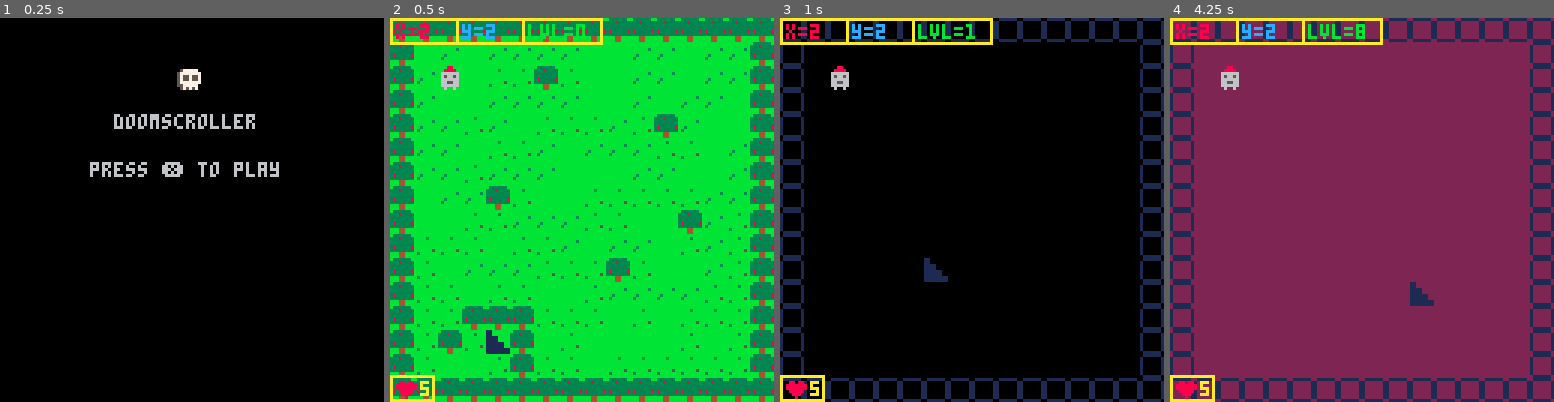
Above: before the commit, frames 1-4 (left to right).
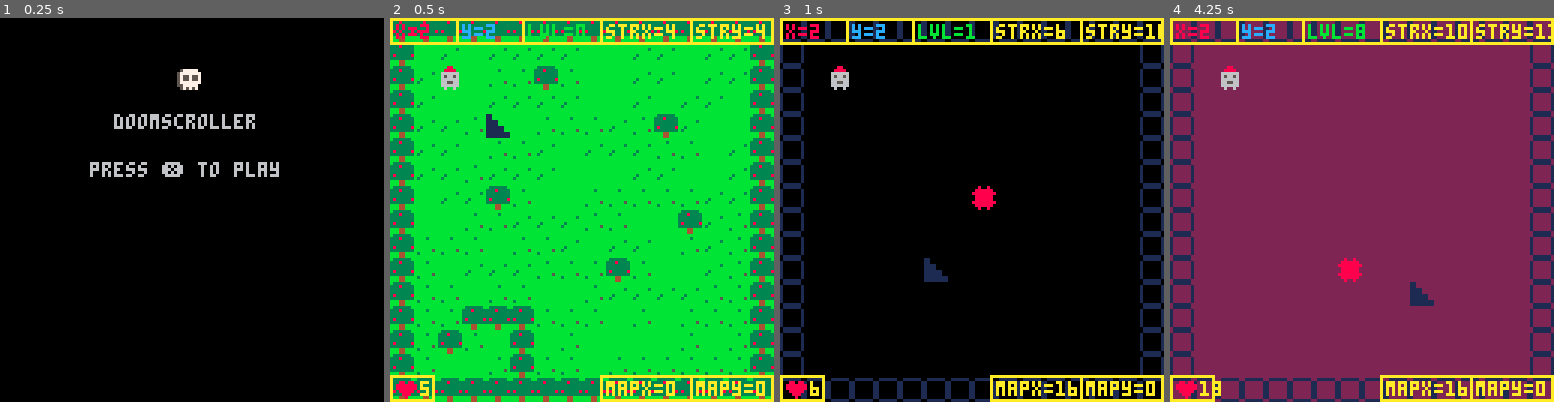
Above: after the commit, the same moments.

Repository: OmniWode/doomscroller
Game: PICO-8 cartridge doomscroller.p8
The game is run twice, just before and just after one commit, with the same random seed, the same clock (stepped at 60 frames per second) and the same inputs.
Inputs:
- Up to frame 1 (0.25 s): no input
- Up to frame 2 (0.5 s): tap X (X key) at 0.33 s
- Up to frame 3 (1 s): tap O (Z key) at 0.7 s
- Up to frame 4 (4.25 s): tap X (X key) at 1.07, 1.85, 2.97, 4.08 s; hold Right 1.6-2.1 s; tap O (Z key) every 0.4 s from 1.7 to 4.1 s; hold Up 2.15-2.42 s; hold Right 2.47-3.03 s; hold Left 3.08-3.58 s; hold Down 3.63-3.97 s; hold Right from 4.02 s (still down)

Frame 1 is identical in both runs. In frame 2, 3.5% of the frame differs, in the area x 25-100%, y 0-100%; in frame 3, 3.4%; in frame 4, 3.5%.

Commit message:
improved level generation, include simple random stairs and enemy for each level

Diff:
--- a/doomscroller.p8
+++ b/doomscroller.p8
@@ -98,7 +98,7 @@
 	--room=1
 	room={}
 	room.stairx=4
-	room.stairy=13
+	room.stairy=4
 
 	--flags
 	solid=0
@@ -123,31 +123,69 @@
 	if (level==0) then
 		mapx=0
 		mapy=0
+		mset(mapx+room.stairx,mapy+room.stairy,18)
 		cls(11)
 	else
 		mapx=16
 		mapy=0
-		clear_room(mapx,mapy)
+		--clear_room(mapx,mapy)
 		if (level%2==0) then
 			cls(2)
 		else
 			cls(0)
 		end
-	end
-
-	draw_room(mapx,mapy)
+
+		clear_room(mapx,mapy)
+		mset(mapx+room.stairx,mapy+room.stairy,18)
+		mset(mapx+room.enemyx,mapy+room.enemyy,3)
+	end
+
 	map(mapx,mapy,0,0,16,16)
 
-	--print("mapx= "..mapx,0,0,9)
-	--print("mapy= "..mapy,36,0,9)
-
-end
-
-function draw_room(mapx,mapy)
-	--draw stairs to next level
-	--spr(18,room.stairx*8,room.stairy*8)
-
-	mset(mapx+room.stairx,mapy+room.stairy,18)
+end
+
+function is_tile(tile_type,x,y)
+	tile=mget(x,y)
+	has_flag=fget(tile,tile_type)
+	return has_flag
+end
+
+function can_move(x,y)
+	return not is_tile(solid,x,y)
+end
+
+function new_level()
+	level+=1
+	sfx(0)
+
+	p.x=22
+	p.y=6
+	p.hp+=1
+
+	make_room()
+end
+
+function make_room()
+
+	--clear previous room
+
+	--clear_room(mapx,mapy)
+
+	--make stairs to next level
+
+	room.stairx=6+flr(rnd(6))
+	room.stairy=6+flr(rnd(6))
+	--mset(mapx+room.stairx,mapy+room.stairy,18)
+
+
+	--prototype for enemies, etc
+	--replace with actors table later
+	room.enemyx=6+flr(rnd(6))
+	room.enemyy=6+flr(rnd(6))
+	if (room.stairx==room.enemyx) room.enemyx-=3
+	if (room.stairy==room.enemyy) room.enemyy-=3
+	--mset(mapx+room.enemyx,mapy+room.enemyy,3)
+
 
 end
 
@@ -158,32 +196,6 @@
 		end
 	end
 
-end
-
-function is_tile(tile_type,x,y)
-	tile=mget(x,y)
-	has_flag=fget(tile,tile_type)
-	return has_flag
-end
-
-function can_move(x,y)
-	return not is_tile(solid,x,y)
-end
-
-function new_level()
-	level+=1
-	sfx(0)
-
-	p.x=18
-	p.y=2
-
-	--room.stairx=28
-	--room.stairy=12
-	room.stairx=6+flr(rnd(6))
-	room.stairy=6+flr(rnd(6))
-
-	--p.x=mid(0,2,127)
-	--p.y=mid(0,2,127)
 end
 
 -->8
@@ -221,13 +233,16 @@
 	end
 
 
-	interact(newx, newy)
+	--interact(newx, newy)
 
 	if (can_move(newx,newy)) then
-		p.x=mid(0,newx,127)
-		p.y=mid(0,newy,127)
+		--p.x=mid(0,newx,127)
+		--p.y=mid(0,newy,127)
+		p.x=newx
+		p.y=newy
 	else
 		--sfx(0)
+		interact(newx, newy)
 	end
 end
 
@@ -250,6 +265,7 @@
 	--use stairs
 	if (is_tile(stair,x,y)) then
 		new_level()
+		--p.hp+=1
 	end
 
 	--win game
@@ -269,6 +285,13 @@
 
 	spr(48,hudx+2,hudy)
 	print(p.hp,hudx+10,hudy+2,10)
+
+
+	rect(hudx+70,hudy,hudx+100,hudy+8,10)
+	print("mapx="..tostr(mapx),hudx+72,hudy+2,10)
+	rect(hudx+100,hudy,hudx+127,hudy+8,10)
+	print("mapy="..tostr(mapy),hudx+102,hudy+2,10)
+
 end
 
 function draw_debug()
@@ -295,6 +318,15 @@
 	rect(debugx+44,debugy,debugx+70,debugy+8,10)
 	print("lvl="..tostr(level),debugx+46,debugy+2,11)
 
+	--rect(debugx+70,debugy,debugx+100,debugy+8,10)
+	--print("mapx="..tostr(mapx),debugx+72,debugy+2,10)
+	--rect(debugx+100,debugy,debugx+127,debugy+8,10)
+	--print("mapy="..tostr(mapy),debugx+102,debugy+2,10)
+
+	rect(debugx+70,debugy,debugx+100,debugy+8,10)
+	print("strx="..tostr(room.stairx),debugx+72,debugy+2,10)
+	rect(debugx+100,debugy,debugx+127,debugy+8,10)
+	print("stry="..tostr(room.stairy),debugx+102,debugy+2,10)
 end
 
 -->8
